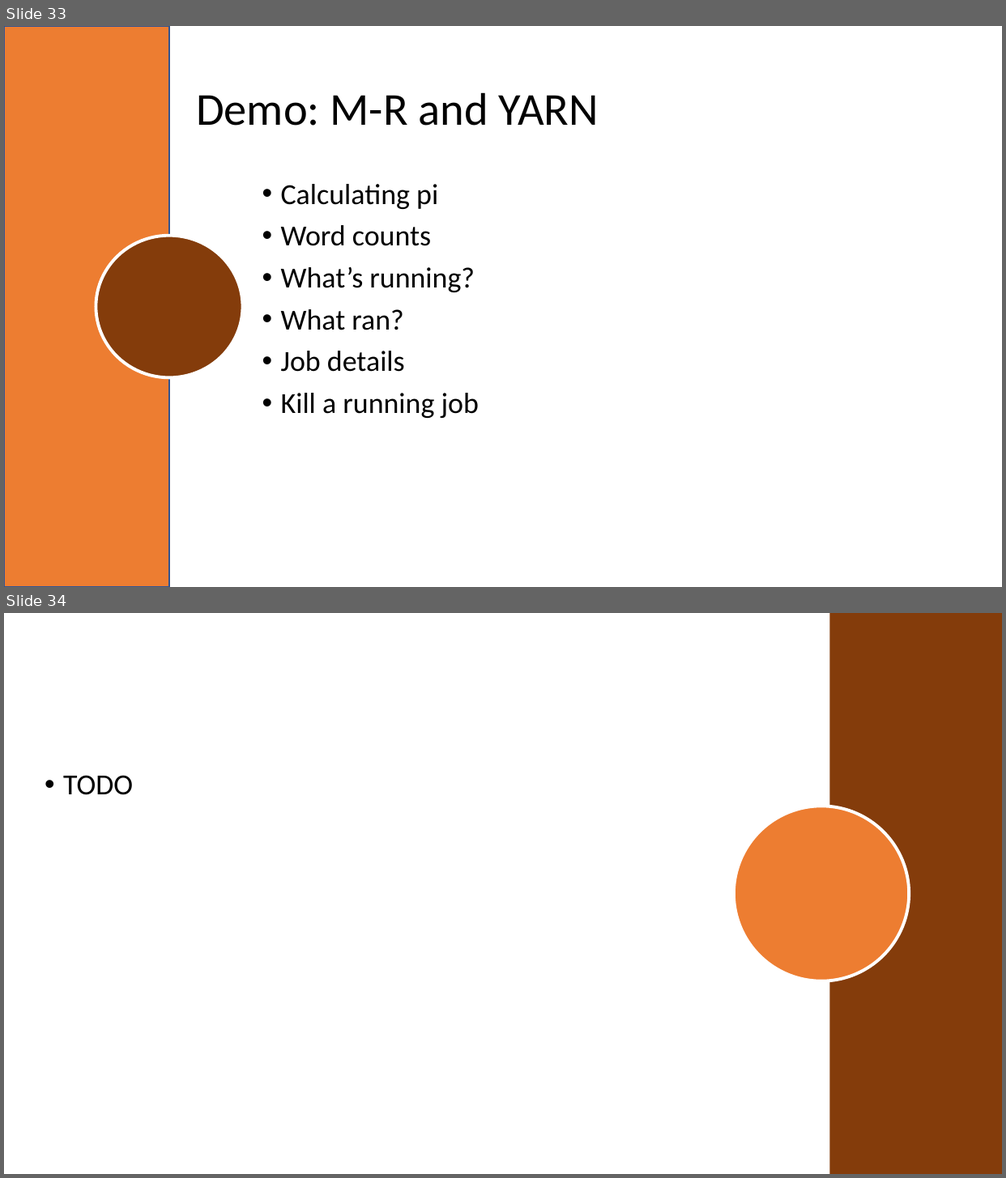
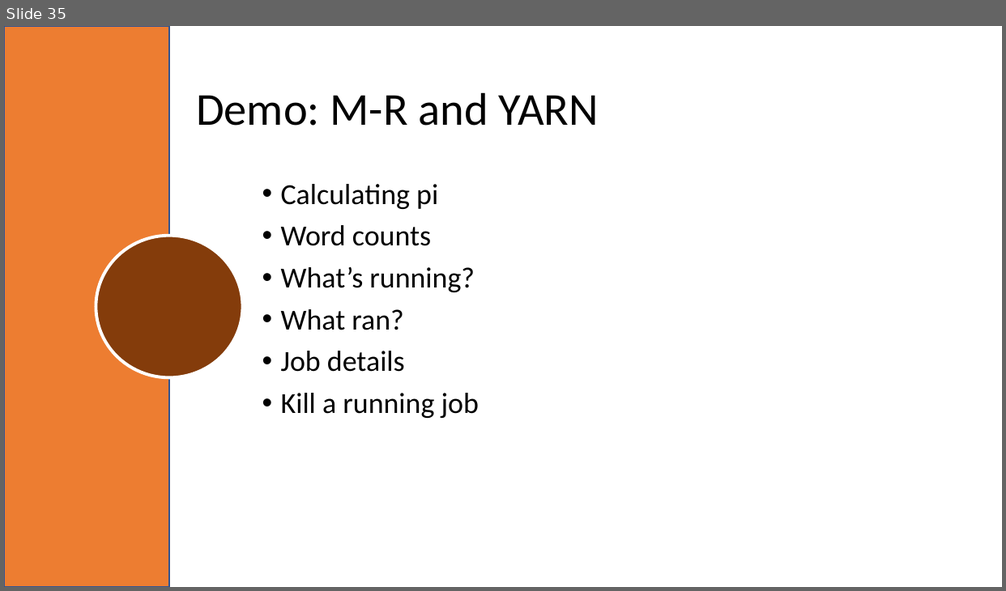
Before and after one commit to mafudge/ist769-old, a slide deck: content/C-Hadoop/C-Hadoop.pptx. Shown one above the other, each under a label of ours: slides 33 and 34 before the commit, slide 35 after it. The pictures are 1006x1178 and 1006x591 pixels, drawn with LibreOffice and Linux fonts; fonts in the diff are those of the drawing; background and template pictures are left out. Boxes give left, top, right and bottom in pixels: in the first picture for what was removed or moved away, otherwise in the second. Text is boxed around its words. In the diff, an @@ line names an element or a change of style, - is before the commit and + after.

```diff
--- a/content/C-Hadoop/C-Hadoop.pptx
+++ b/content/C-Hadoop/C-Hadoop.pptx
@@ slide 34 removed at bbox=[4, 613, 1002, 1174], background #FFFFFF @@
@@ rectangle removed at bbox=[829, 613, 1002, 1174] @@
@@ text removed at bbox=[63, 775, 133, 795] @@
-• TODO
@@ ellipse removed at bbox=[734, 806, 909, 982] @@
@@ what was slide 33 is now slide 35 @@
```
Also in this commit, not shown: 2 slides changed, 48 slides added, 4 other slides removed, 1 other file.
